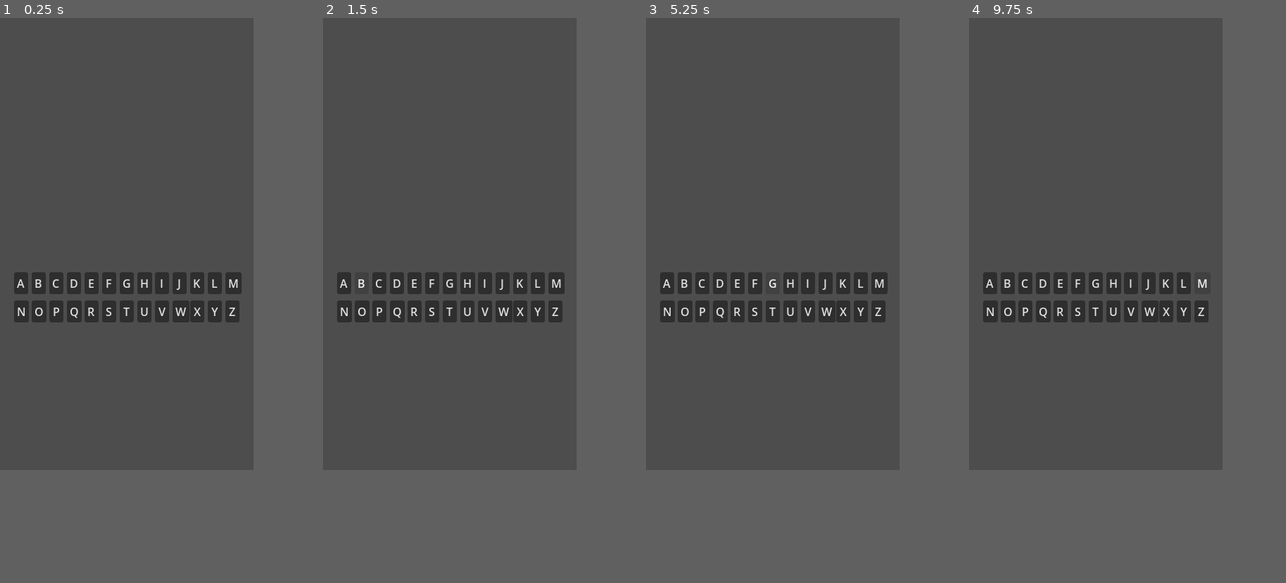
Above: before the commit, frames 1-4 (left to right).
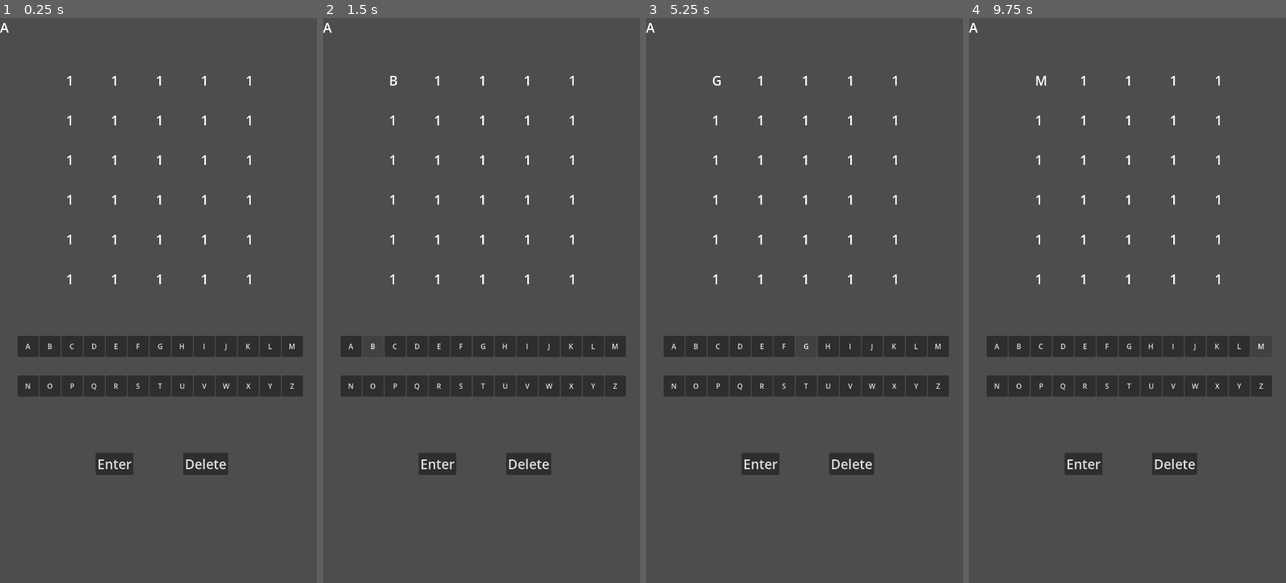
Above: after the commit, the same moments.

Repository: 4lugo7/wordle-godot
Game: Godot game, scene res://main.tscn
Same seed, same stepped clock (60 frames per second), same inputs: the game is played once before the commit and once after it.
Inputs:
- Up to frame 1 (0.25 s): no input
- Up to frame 2 (1.5 s): click "A" at 0.5 s; click "B" at 1.25 s
- Up to frame 3 (5.25 s): click "C" at 2 s; click "D" at 2.75 s; click "E" at 3.5 s; click "F" at 4.25 s; click "G" at 5 s
- Up to frame 4 (9.75 s): click "H" at 5.75 s; click "I" at 6.5 s; click "J" at 7.25 s; click "K" at 8 s; click "L" at 8.75 s; click "M" at 9.5 s
In our replay, the window is 360x640 before the commit and 450x800 after it. These sizes can differ from the game's own. Grey fills any space a smaller window leaves; there, only what the larger window draws over its background counts as a difference.

The runs differ from the first frame. In frame 1, 12% of the frame differs, in the area x 0-96%, y 0-81%; in frame 2, 12%; in frame 3, 12%; in frame 4, 12%.

Commit message:
Added the panels with buttons

Diff:
--- a/main.gd
+++ b/main.gd
@@ -1,12 +1,16 @@
 extends Node2D
 @onready var buttons: Node2D = $Buttons
-@onready var labels: Node2D = $Labels
+@onready var panels: Node2D = $Panels
+@onready var enter: Button = $Enter
+@onready var delete: Button = $Delete
+
 
 var alphabet : Array[String] = []
 
 # Called when the node enters the scene tree for the first time.
 func _ready() -> void:
 	# creating letter buttons
+
 	for i in range(65, 91):
 		alphabet.append(char(i))
 		var button = Button.new()
@@ -20,19 +24,30 @@
 		for x in range(13):
 			#x1 50 y1 540, x2 480 y2 640
 			var btn = buttons.get_child(x + 13 * y)
-			btn.position.x = 20 + 25 * x
-			btn.position.y = 360 + y * 40
-			btn.size.x = 20
-			btn.size.y = 20
+			btn.position.x = 40 + 50 * x
+			btn.position.y = 720 + y * 90
+			btn.size.x = 48
+			btn.size.y = 48
 
-	# creating label for input
+	# creating panels for label input
 	for y in range(6):
 		for x in range(5):
-			var lbl = Label.new()
-			labels.add_child(lbl)
+			var panel = Panel.new()
+			var label = Label.new()
 
-			lbl.position.x = 50 + 40 * x
-			lbl.position.y = 50 + 50 * y
+			panels.add_child(panel)
+			var pnl = panels.get_child(x + 5 * y)
+			pnl.add_child(label)
+
+			var lbl = pnl.get_child(0)
+
+			pnl.position.x = 150 + 102 * x
+			pnl.position.y = 120 + 90 * y
+			lbl.text = '1'
+			lbl.add_theme_font_size_override("font_size", 30)
+			lbl.size = pnl.size
+			lbl.horizontal_alignment = HORIZONTAL_ALIGNMENT_CENTER
+			lbl.vertical_alignment = VERTICAL_ALIGNMENT_CENTER
 
 
 
@@ -43,4 +58,6 @@
 
 
 func button_pressed(index : int):
-	print(char(index))
+	var pnls = panels.get_child(0)
+	var lbls = pnls.get_child(0)
+	lbls.text = char(index)
--- a/main.tscn
+++ b/main.tscn
@@ -7,4 +7,27 @@
 
 [node name="Buttons" type="Node2D" parent="." unique_id=1891082889]
 
-[node name="Labels" type="Node2D" parent="." unique_id=499563201]
+[node name="Panels" type="Node2D" parent="." unique_id=499563201]
+
+[node name="Enter" type="Button" parent="." unique_id=1144997971]
+offset_left = 217.0
+offset_top = 985.0
+offset_right = 303.0
+offset_bottom = 1035.0
+theme_override_font_sizes/font_size = 30
+text = "Enter"
+
+[node name="Delete" type="Button" parent="." unique_id=799137939]
+offset_left = 416.0
+offset_top = 985.0
+offset_right = 518.0
+offset_bottom = 1035.0
+theme_override_font_sizes/font_size = 30
+text = "Delete
+"
+
+[node name="Label" type="Label" parent="." unique_id=284760237]
+offset_right = 40.0
+offset_bottom = 23.0
+theme_override_font_sizes/font_size = 30
+text = "A"
--- a/project.godot
+++ b/project.godot
@@ -17,8 +17,8 @@
 
 [display]
 
-window/size/viewport_width=360
-window/size/viewport_height=640
+window/size/viewport_width=720
+window/size/viewport_height=1280
 
 [physics]
 
